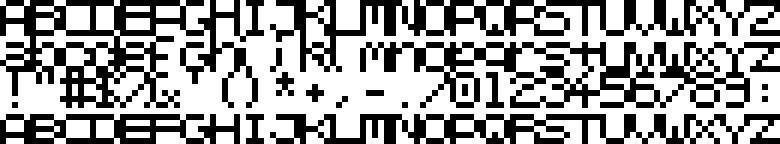
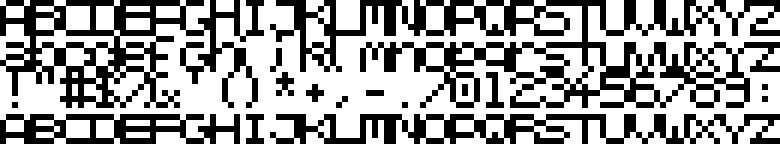
Layered file, before and after one edit (w=780, h=144). Changes by layer:
painted on "basic" over bbox(570, 36, 600, 54)
